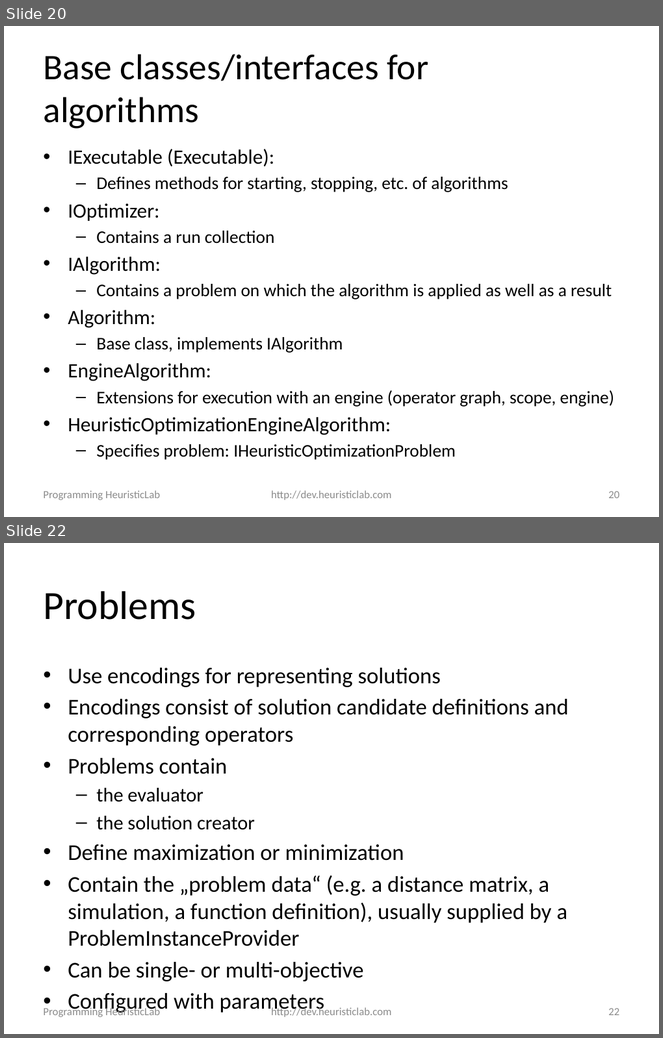
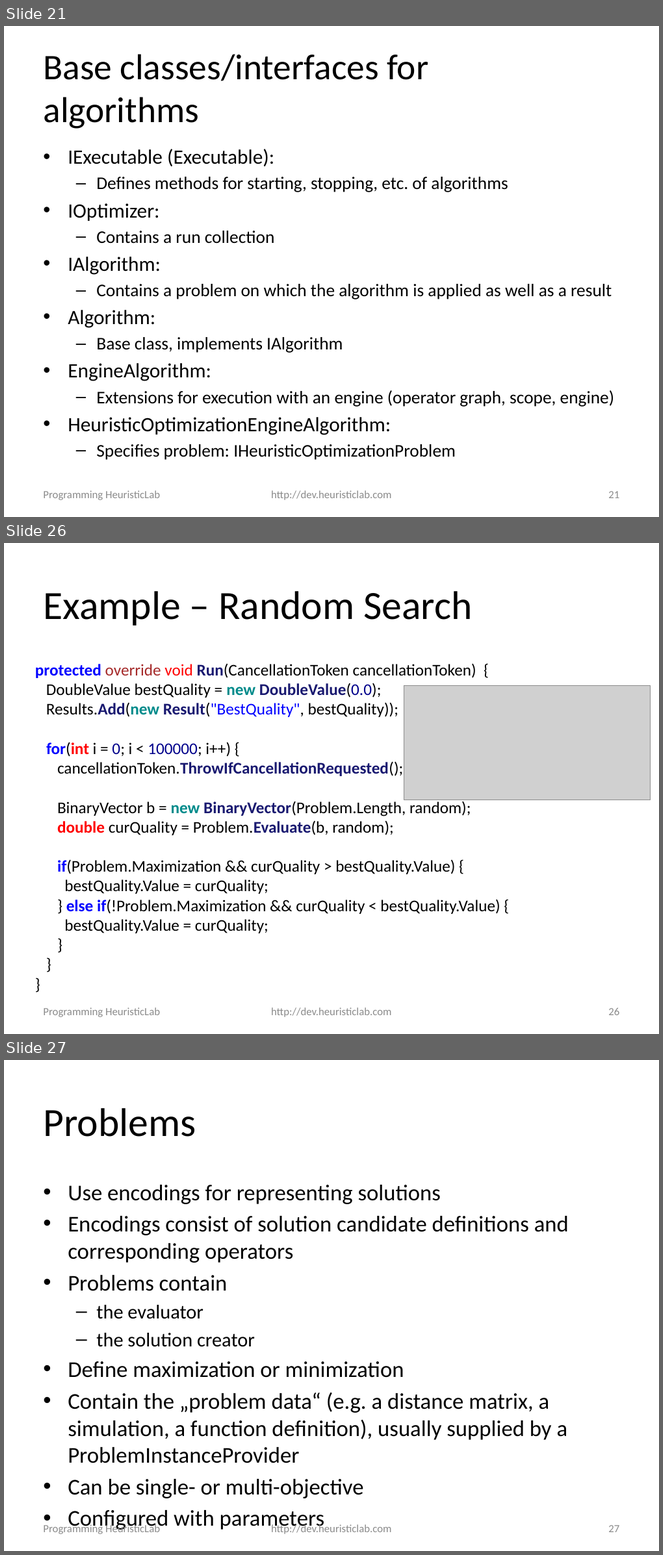
Before and after one commit to heal-research/HeuristicLab, a slide deck: documentation/Tutorials/Programming HeuristicLab - Algorithms and Problems.pptx. Shown one above the other, each under a label of ours: slides 20 and 22 before the commit, slides 21, 26 and 27 after it; the slides between them are not shown. The pictures are 663x1038 and 663x1555 pixels, drawn with LibreOffice and Linux fonts; fonts in the diff are those of the drawing; grey boxes stand for pictures; background and template pictures are left out. Boxes give left, top, right and bottom in pixels: in the first picture for what was removed or moved away, otherwise in the second. Text is boxed around its words. In the diff, an @@ line names an element or a change of style, - is before the commit and + after.

Commit message:
#2317 added slides for basic alg/problem to Programming HL tutorial

```diff
--- a/documentation/Tutorials/Programming HeuristicLab - Algorithms and Problems.pptx
+++ b/documentation/Tutorials/Programming HeuristicLab - Algorithms and Problems.pptx
@@ slide 26 added at box(4, 543, 659, 1034), background #FFFFFF @@
@@ title added at box(43, 591, 473, 626), 44 pt, text #000000 @@
+Example – Random Search
@@ text added at box(35, 663, 500, 934), 18 pt, text #000000 @@
+protected override void Run(CancellationToken cancellationToken) {
+DoubleValue bestQuality = new DoubleValue(0.0);
+Results.Add(new Result("BestQuality", bestQuality));
+for(int i = 0; i < 100000; i++) {
+cancellationToken.ThrowIfCancellationRequested();
+BinaryVector b = new BinaryVector(Problem.Length, random);
+double curQuality = Problem.Evaluate(b, random);
+if(Problem.Maximization && curQuality > bestQuality.Value) {
+bestQuality.Value = curQuality;
+} else if(!Problem.Maximization && curQuality < bestQuality.Value) {
+bestQuality.Value = curQuality;
+}
+}
+}
@@ picture added at box(404, 686, 650, 800) @@
@@ text added at box(43, 1008, 160, 1017), 12 pt, text #8C8C8C @@
+Programming HeuristicLab
@@ text added at box(271, 1008, 392, 1017), 12 pt, text #8C8C8C @@
+http://dev.heuristiclab.com
@@ page number added at box(608, 1008, 620, 1016), 12 pt, text #8C8C8C @@
+26
@@ what was slide 20 is now slide 21 @@
@@ page number at box(608, 491, 620, 499): text changed @@
-20
+21
@@ what was slide 22 is now slide 27 @@
@@ page number at box(608, 1525, 620, 1533): text changed @@
-22
+27
```
Also in this commit, not shown: 4 slides changed, 9 other slides added, 1 other file.
